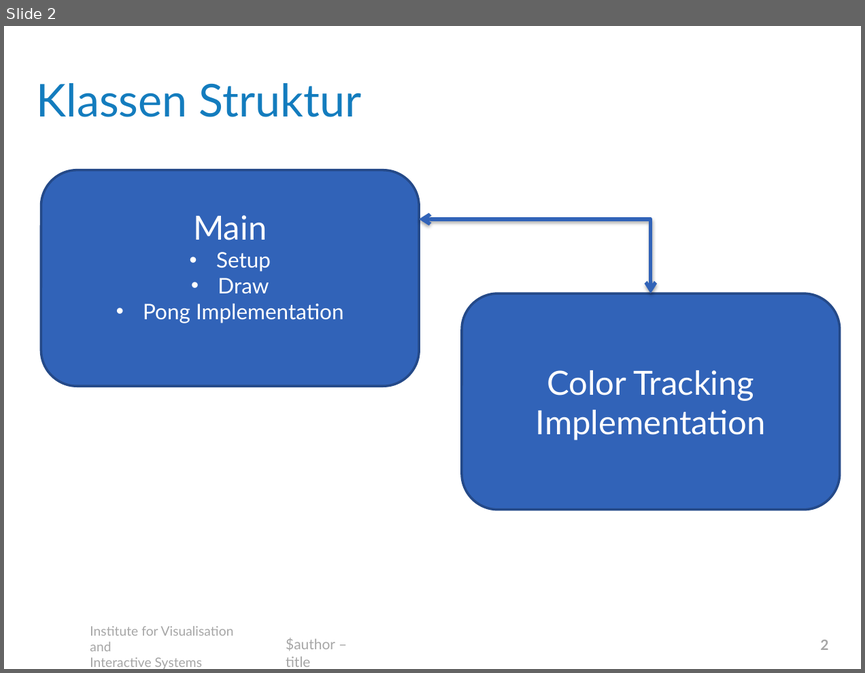
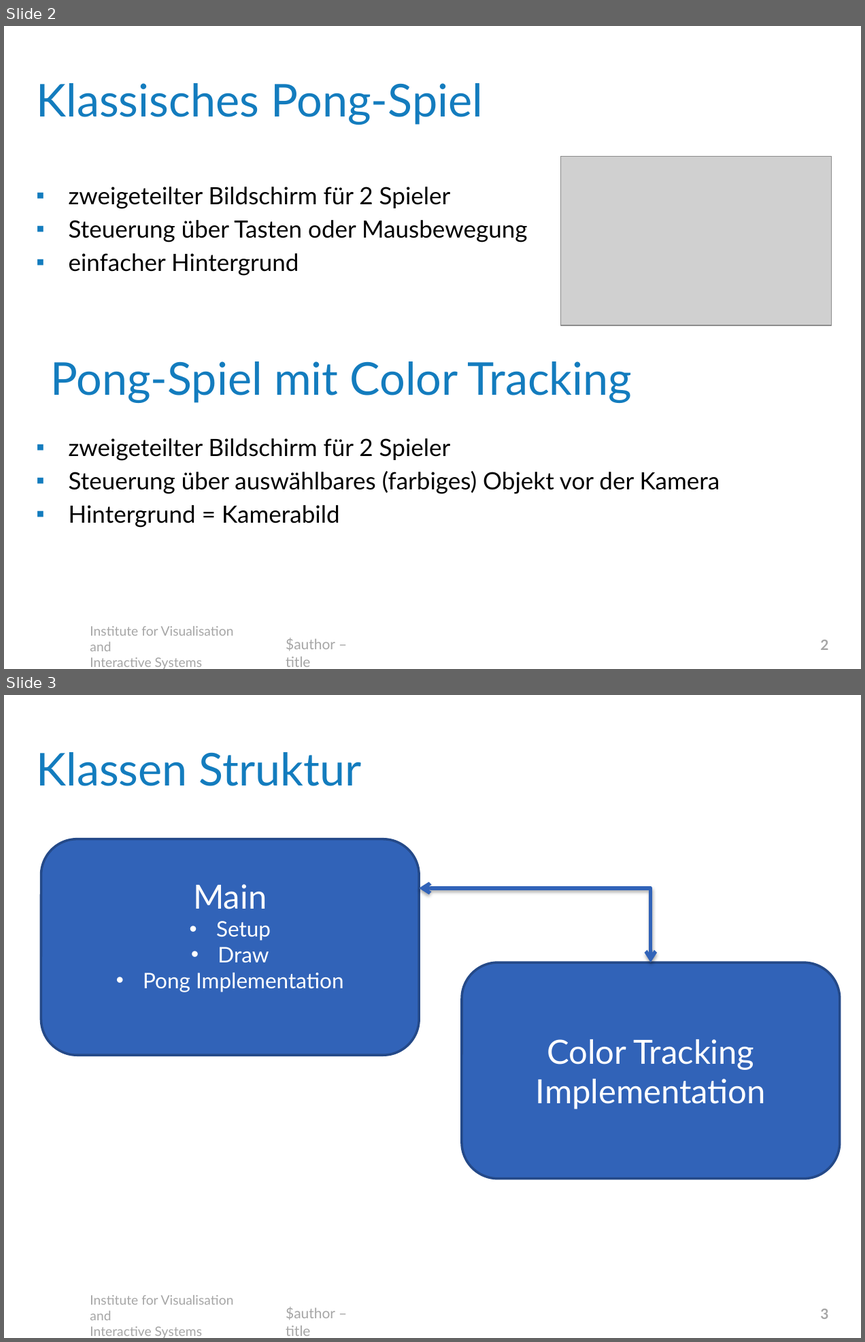
Before and after one commit to JonasJW/color-tracking-miniproject, a slide deck: template.pptx. Shown one above the other, each under a label of ours: slide 2 before the commit, slides 2 and 3 after it. The pictures are 865x673 and 865x1342 pixels, drawn with LibreOffice and Linux fonts; fonts in the diff are those of the drawing; grey boxes stand for pictures; background and template pictures are left out. Boxes give left, top, right and bottom in pixels: in the first picture for what was removed or moved away, otherwise in the second. Text is boxed around its words. In the diff, an @@ line names an element or a change of style, - is before the commit and + after.

```diff
--- a/template.pptx
+++ b/template.pptx
@@ slide 2 added at [4, 26, 861, 669], background #FFFFFF; not listed: 2 template elements that a slide beside it also shows @@
@@ title added at [36, 83, 483, 125], 38 pt, text #137CBE @@
+Klassisches Pong-Spiel
@@ picture added at [561, 157, 832, 325] @@
@@ text added at [69, 186, 527, 276], 20 pt, text #000000 @@
+▪ zweigeteilter Bildschirm für 2 Spieler
+▪ Steuerung über Tasten oder Mausbewegung
+▪ einfacher Hintergrund
@@ text added at [50, 361, 632, 403], 38 pt, text #137CBE @@
+Pong-Spiel mit Color Tracking
@@ text added at [69, 438, 720, 527], 20 pt, text #000000 @@
+▪ zweigeteilter Bildschirm für 2 Spieler
+▪ Steuerung über auswählbares (farbiges) Objekt vor der Kamera
+▪ Hintergrund = Kamerabild
@@ page number added at [820, 639, 828, 650], 12 pt, text #A6A6A6, bold @@
+2
@@ what was slide 2 is now slide 3 @@
@@ page number at [820, 1308, 828, 1319]: text changed @@
-2
+3
```
Also in this commit, not shown: 1 other slide added, 1 slide removed.
